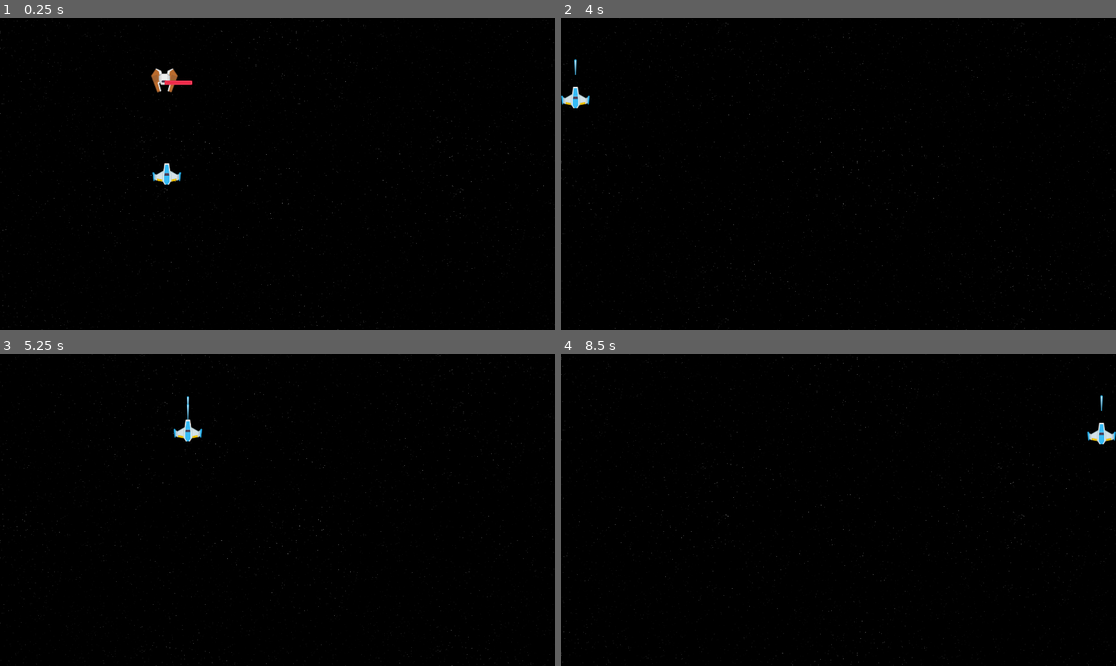
Above: before the commit, frames 1-4 (two rows, left to right).
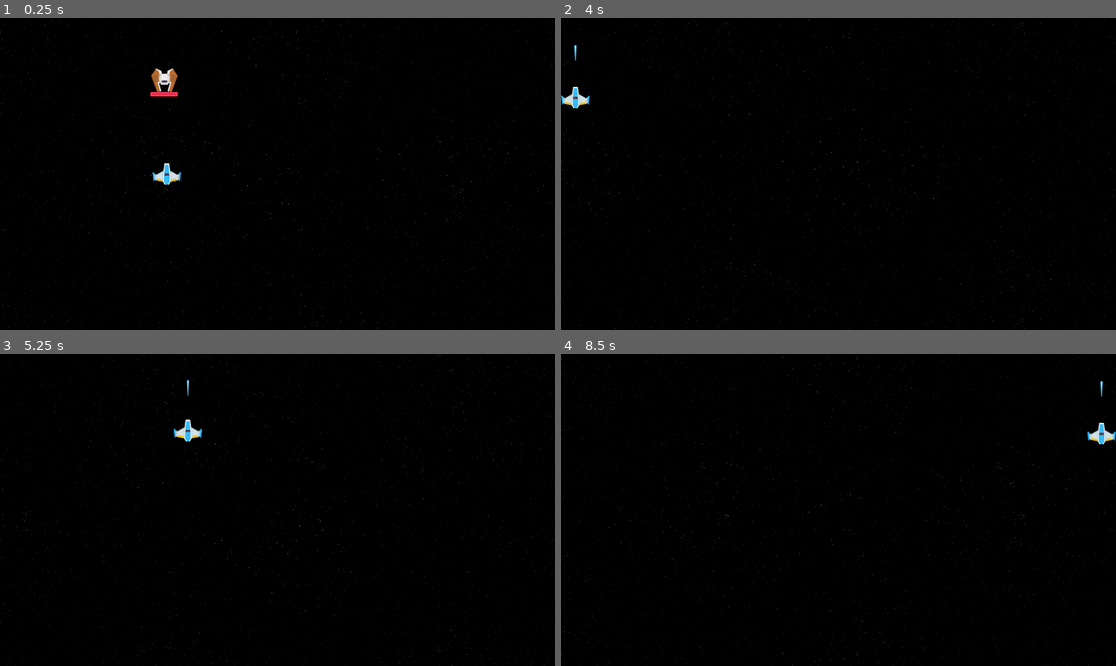
Above: after the commit, the same moments.

Repository: DavideZenobi/space-shooter
Game: Godot game, scene res://scenes/levels/level_1/level_1.tscn
The game is run twice, just before and just after one commit, with the same random seed, the same clock (stepped at 60 frames per second) and the same inputs.
Inputs:
- Up to frame 1 (0.25 s): no input
- Up to frame 2 (4 s): hold Space (shoot) 0.53-1.28 s; hold W (move_up) 0.53-2.03 s; tap Space (shoot) at 1.35, 2.85 s; hold Space (shoot) 2.03-2.78 s; hold A (move_left) 2.03-3.53 s; hold S (move_down) from 3.53 s (still down); hold Space (shoot) from 3.53 s (still down)
- Up to frame 3 (5.25 s): release S (move_down) at 4.28 s; release Space (shoot) at 4.28 s; hold D (move_right) 4.28-5.03 s; tap Space (shoot) at 4.35 s; hold W (move_up) from 5.03 s (still down); hold Space (shoot) from 5.03 s (still down)
- Up to frame 4 (8.5 s): release W (move_up) at 5.78 s; release Space (shoot) at 5.78 s; hold D (move_right) 5.78-8.03 s; tap Space (shoot) at 5.85, 7.35 s; hold Space (shoot) 6.53-7.28 s; hold S (move_down) from 8.03 s (still down); hold Space (shoot) from 8.03 s (still down)

The runs differ from the first frame. In frame 1, 0.2% of the frame differs, in the area x 27-35%, y 20-26%; in frame 2, less than 0.1%; in frame 3, less than 0.1%; in frame 4, less than 0.1%.

Commit message:
some basic enemy initialization and code review for enemy health bar

Diff:
--- a/scenes/bullets/player_normal_bullet.gd
+++ b/scenes/bullets/player_normal_bullet.gd
@@ -1,16 +1,10 @@
 extends Node2D
 
-@export var speed = 1000;
+@export var speed = 3000;
 @export var direction = Vector2(0, -1);
-@export var attack_damage: int = 50;
+@export var attack_damage: int = 10;
 
-# Called when the node enters the scene tree for the first time.
-func _ready():
-	pass # Replace with function body.
-
-
-# Called every frame. 'delta' is the elapsed time since the previous frame.
-func _process(delta):
+func _physics_process(delta: float) -> void:
 	global_transform.origin += direction * speed * delta;
 
 func _on_screen_exited():
--- a/scenes/components/hitboxes_components/basic_enemy_hitbox/basic_enemy_hitbox.gd
+++ b/scenes/components/hitboxes_components/basic_enemy_hitbox/basic_enemy_hitbox.gd
@@ -2,8 +2,8 @@
 
 var health_component: HealthComponent;
 
-func _ready():
-	health_component = get_parent().get_node("HealthComponent");
+func initialize(health_component: HealthComponent):
+	self.health_component = health_component;
 
 func _on_hitbox_area_entered(area: Area2D):
 	var attack = Attack.new();
--- a/scenes/enemies/basic_enemy.gd
+++ b/scenes/enemies/basic_enemy.gd
@@ -2,13 +2,14 @@
 
 @onready var health_component: HealthComponent = $HealthComponent;
 @onready var health_bar: TextureProgressBar = $EnemyHealthBar;
+@onready var basic_enemy_hitbox: Node = $BasicEnemyHitbox;
 
 var speed = 300.0
 var direction: Vector2 = Vector2.LEFT;
 
 func _ready():
-
-	pass;
+	health_bar.initialize(health_component);
+	basic_enemy_hitbox.initialize(health_component);
 
 func _physics_process(delta):
 	return;
--- a/scenes/enemies/basic_enemy.tscn
+++ b/scenes/enemies/basic_enemy.tscn
@@ -38,6 +38,10 @@
 [node name="HealthComponent" parent="." instance=ExtResource("4_1lmc6")]
 
 [node name="EnemyHealthBar" parent="." instance=ExtResource("5_13lwj")]
+offset_left = -49.0
+offset_top = 40.0
+offset_right = 47.0
+offset_bottom = 56.0
 
 [connection signal="area_entered" from="Hitbox" to="BasicEnemyHitbox" method="_on_hitbox_area_entered"]
 [connection signal="health_changed" from="HealthComponent" to="EnemyHealthBar" method="_on_health_changed"]
--- a/scenes/ui/enemy_health_bar/enemy_health_bar.gd
+++ b/scenes/ui/enemy_health_bar/enemy_health_bar.gd
@@ -1,11 +1,11 @@
 extends TextureProgressBar
 
-var max_health: int;
+var health_component: HealthComponent;
 
 func initialize(health_component: HealthComponent):
-
-	pass;
+	self.health_component = health_component;
+	value = 100;
 
 func _on_health_changed():
-
+	value = health_component.current_health * 100 / health_component.max_health;
 	pass;
